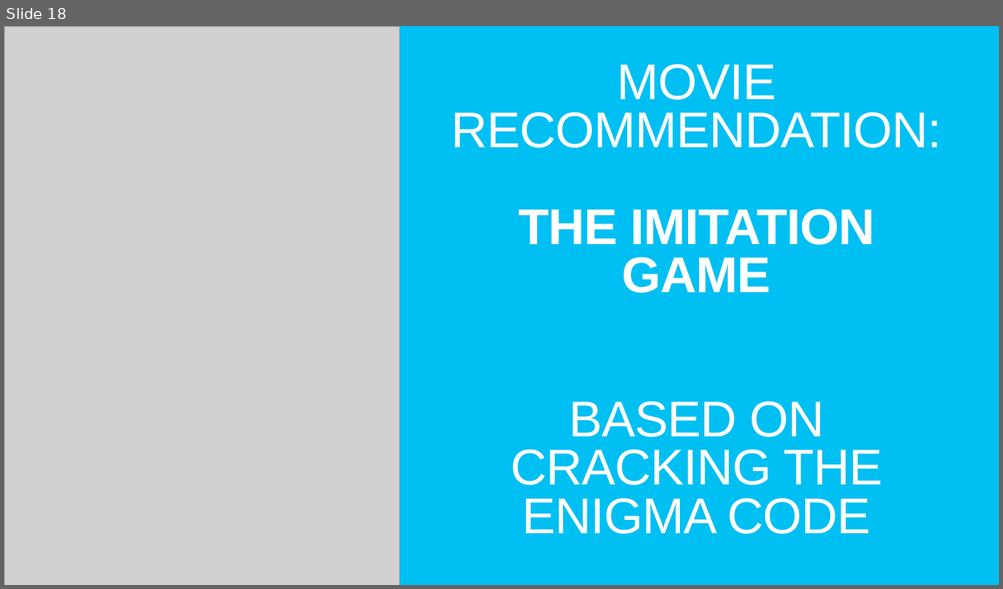
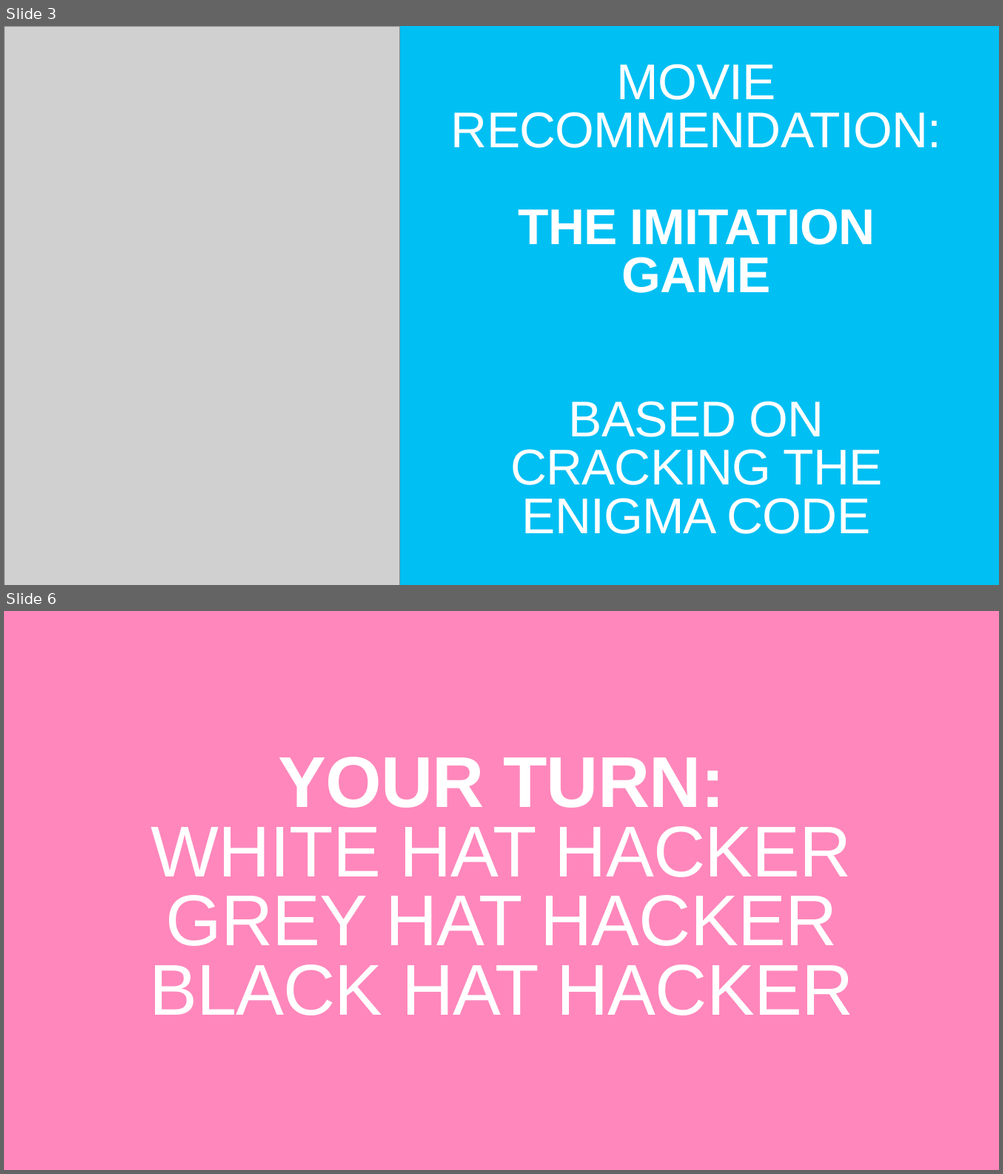
Before and after one commit to TommyWoodley/teaching, a slide deck: Y10/L3/L3.pptx. Shown one above the other, each under a label of ours: slide 18 before the commit, slides 3 and 6 after it; the slides between them are not shown. The pictures are 1003x589 and 1003x1174 pixels, drawn with LibreOffice and Linux fonts; fonts in the diff are those of the drawing; grey boxes stand for pictures. Boxes give left, top, right and bottom in pixels: in the first picture for what was removed or moved away, otherwise in the second. Text is boxed around its words. In the diff, an @@ line names an element or a change of style, - is before the commit and + after.

```diff
--- a/Y10/L3/L3.pptx
+++ b/Y10/L3/L3.pptx
@@ slide 6 added at (4,611,999,1170), background #FF87BB @@
@@ text added at (149,757,853,1016), 139 pt, text #FFFFFF @@
+YOUR TURN:
+WHITE HAT HACKER
+GREY HAT HACKER
+BLACK HAT HACKER
@@ what was slide 18 is now slide 3 @@
```
Also in this commit, not shown: 2 slides changed, 10 other slides added, 16 slides removed, 1 other file.
